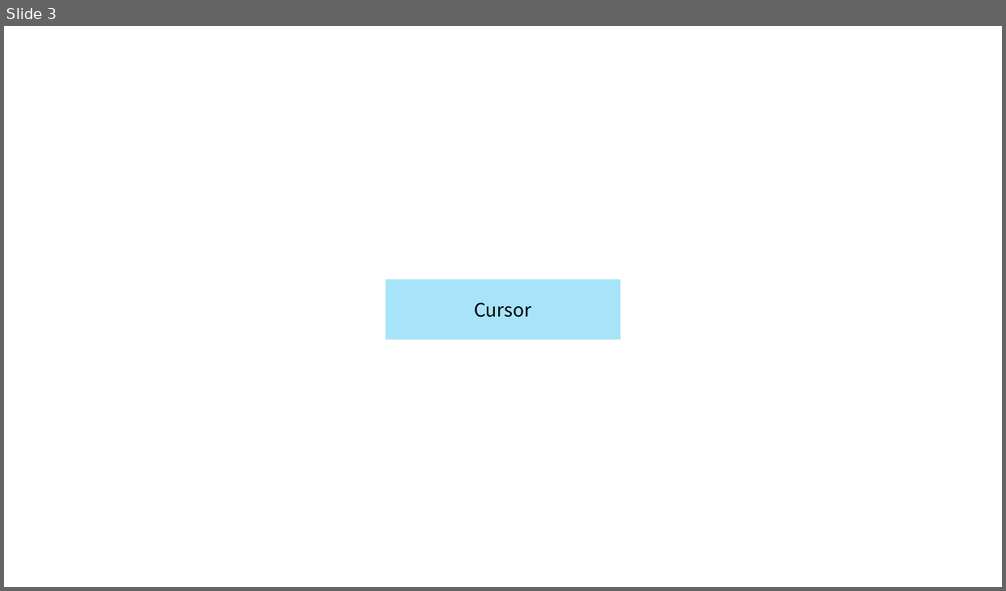
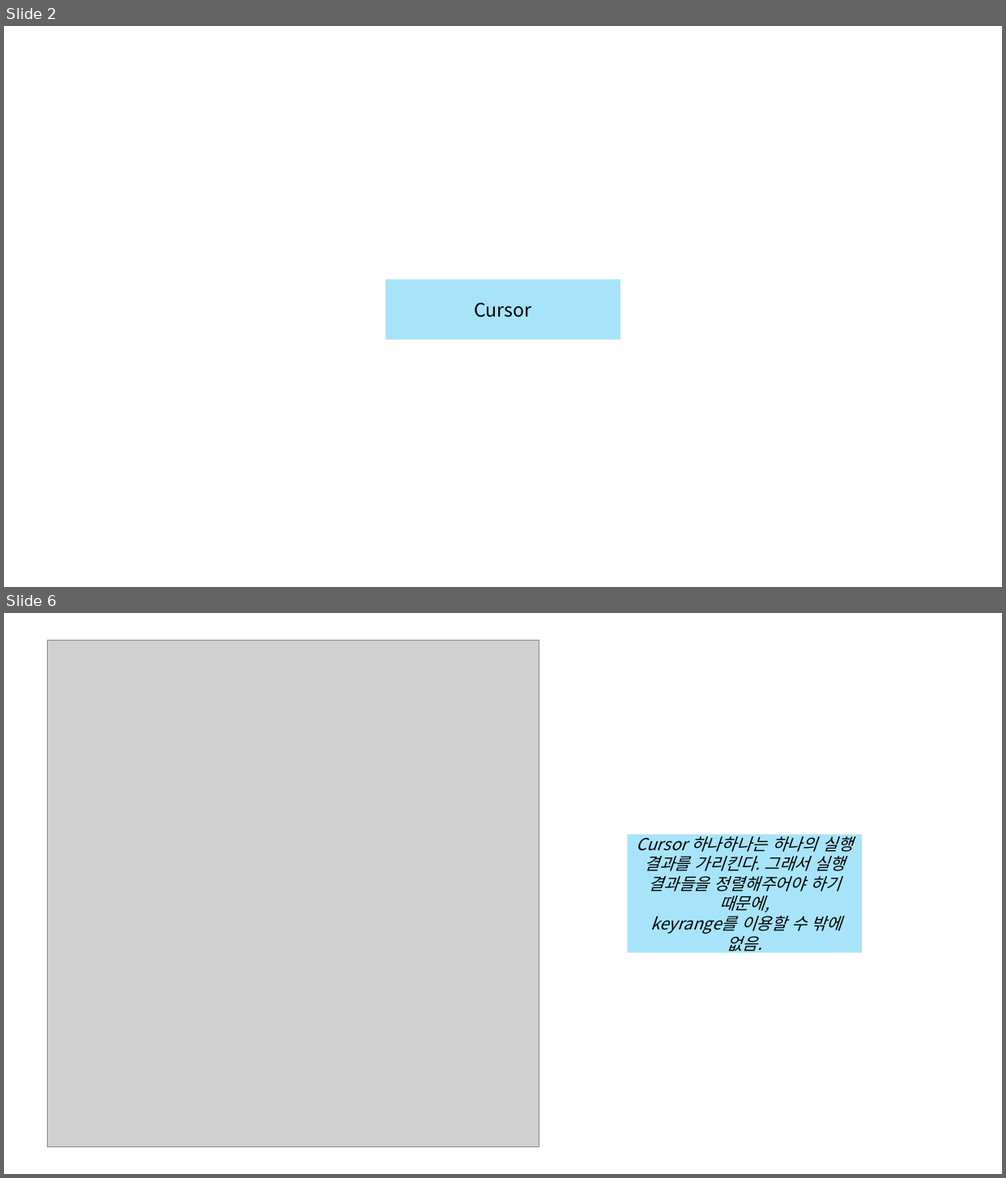
Before and after one commit to Linea89kr/classSIAT, a slide deck: 99. Lecture note in ppt/12. IndexedDB3.pptx. Shown one above the other, each under a label of ours: slide 3 before the commit, slides 2 and 6 after it; the slides between them are not shown. The pictures are 1006x591 and 1006x1178 pixels, drawn with LibreOffice and Linux fonts; fonts in the diff are those of the drawing; grey boxes stand for pictures. Boxes give left, top, right and bottom in pixels: in the first picture for what was removed or moved away, otherwise in the second. Text is boxed around its words. In the diff, an @@ line names an element or a change of style, - is before the commit and + after.

```diff
--- a/99. Lecture note in ppt/12. IndexedDB3.pptx
+++ b/99. Lecture note in ppt/12. IndexedDB3.pptx
@@ slide 6 added at box(4, 613, 1002, 1174), background #FFFFFF @@
@@ picture added at box(48, 640, 539, 1147) @@
@@ rectangle added at box(628, 835, 862, 953), fill #00B0F0 at 34% opacity, 16 pt, text #000000, italic @@
+Cursor 하나하나는 하나의 실행 결과를 가리킨다. 그래서 실행 결과들을 정렬해주어야 하기 때문에,
+keyrange를 이용할 수 밖에 없음.
@@ what was slide 3 is now slide 2 @@
```
Also in this commit, not shown: 3 other slides added, 1 slide removed, 6 other files.
